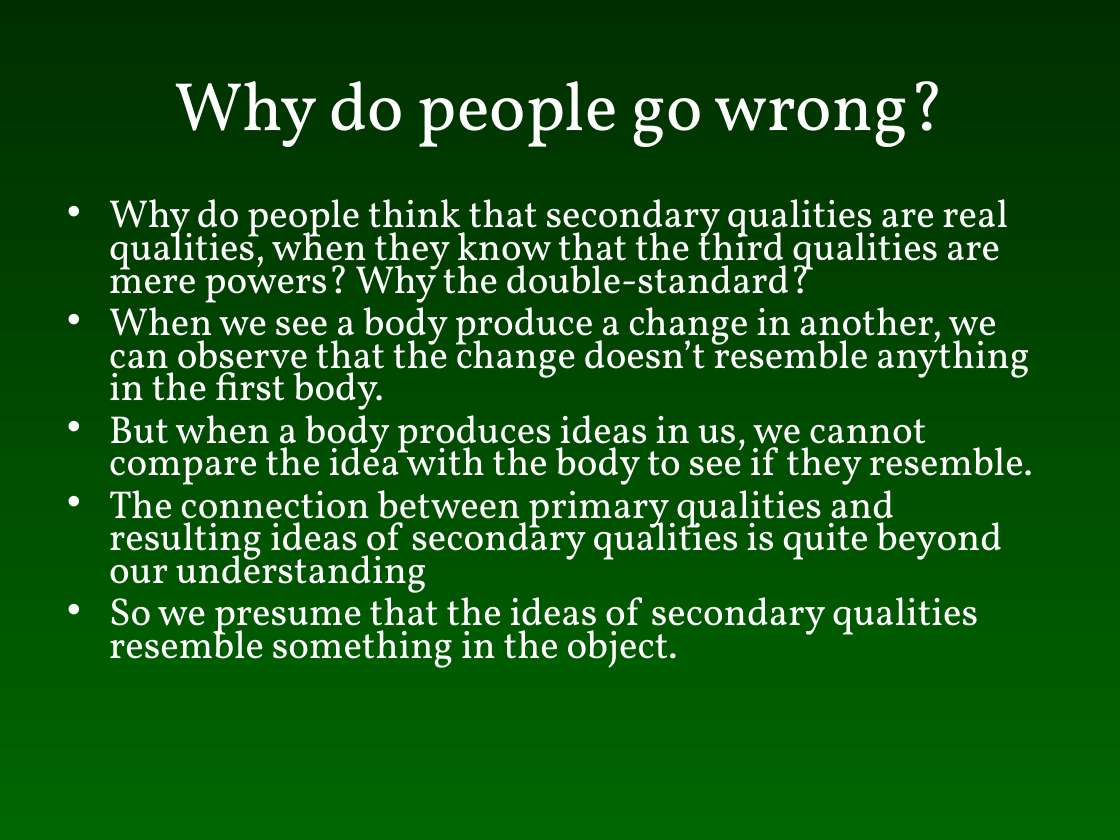
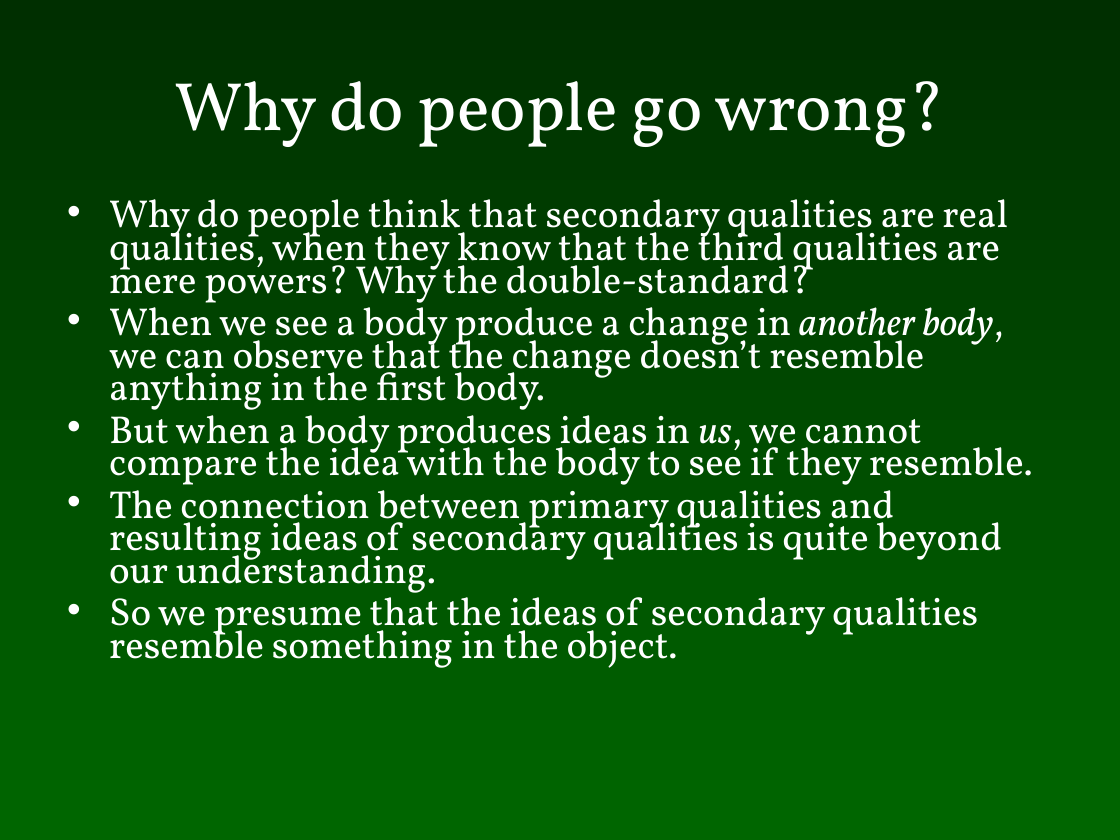
Before and after one commit to colemitchell/colemitchell.github.io, a slide deck: slide 31 of PHIL2220/Locke.ppt (slide 30 before the commit). Drawn at 1120x840 pixels with LibreOffice and Linux fonts; fonts in the diff are those of the drawing. Boxes give left, top, right and bottom in pixels: in the first picture for what was removed or moved away, otherwise in the second. Text is boxed around its words. In the diff, an @@ line names an element or a change of style, - is before the commit and + after.

```diff
--- a/PHIL2220/Locke.ppt
+++ b/PHIL2220/Locke.ppt
@@ text at bbox=[109, 298, 1004, 417]: text changed @@
-• When we see a body produce a change in another, we can observe that the change doesn’t resemble anything in the first body.
+• When we see a body produce a change in another body, we can observe that the change doesn’t resemble anything in the first body.
@@ text at bbox=[109, 406, 1033, 492]: italic on in "us," @@
@@ text at bbox=[109, 481, 1003, 600]: text changed @@
-• The connection between primary qualities and resulting ideas of secondary qualities is quite beyond our understanding
+• The connection between primary qualities and resulting ideas of secondary qualities is quite beyond our understanding.
```
Also in this commit, not shown: 5 other slides changed, 1 slide added, 2 other files.
